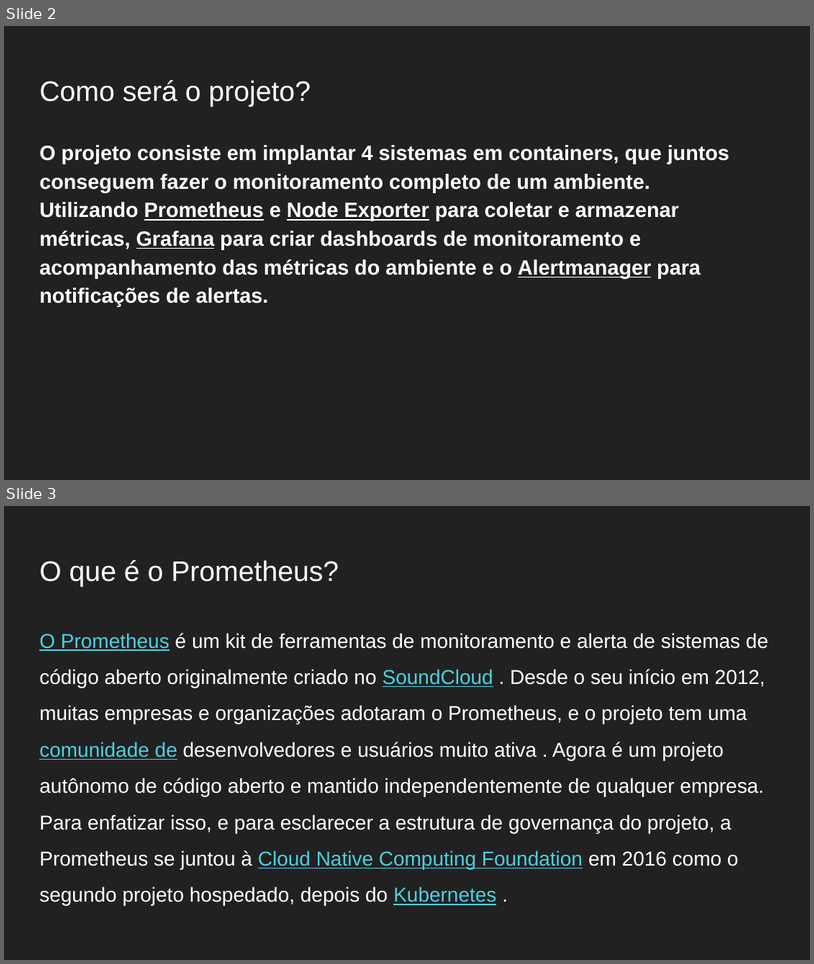
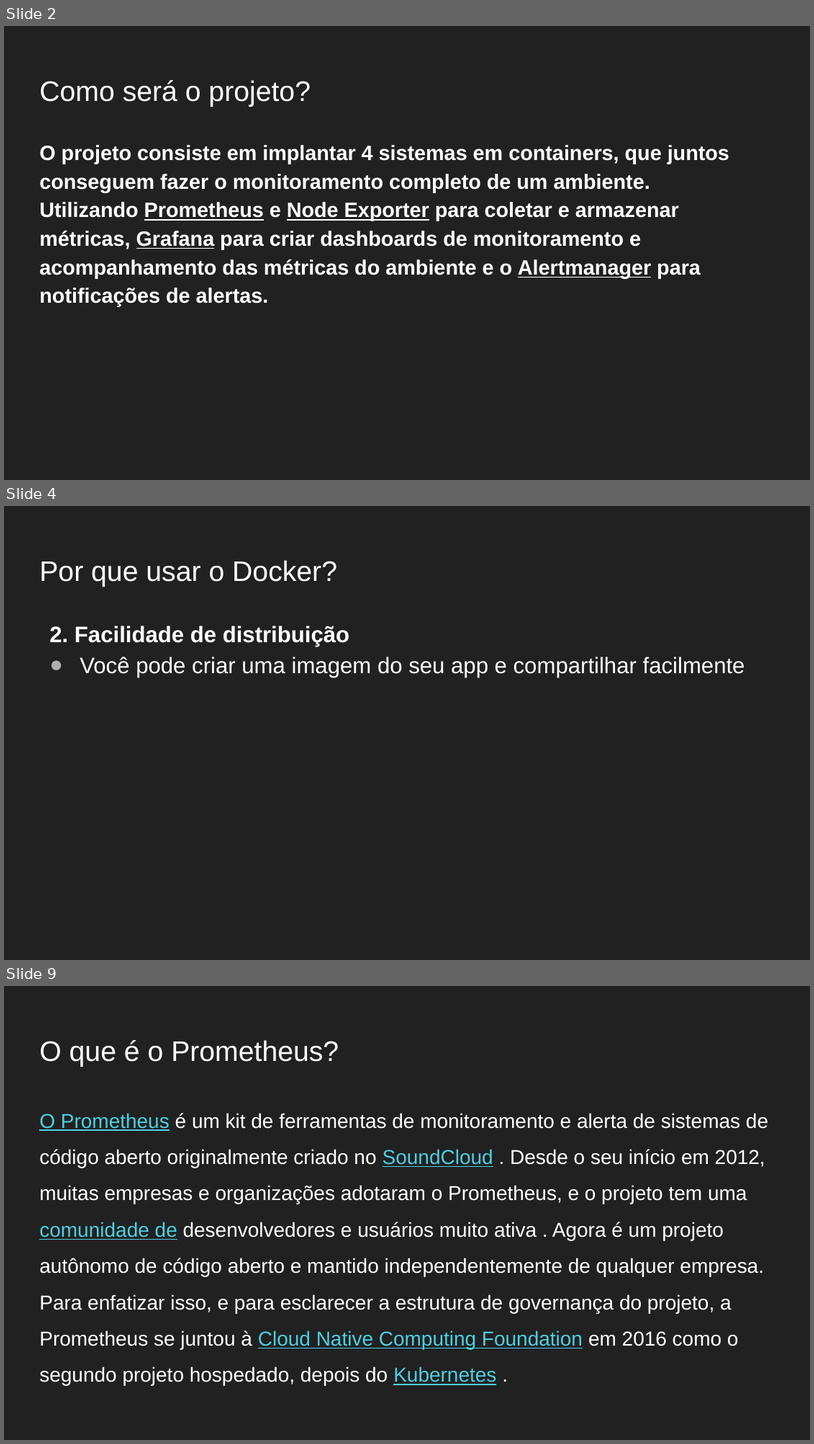
Before and after one commit to Gabrielgsn30/seminarios-docker-monitoramento, a slide deck: DIA03/Práticas DevOps com Docker e Monitoramento do Ambiente Dia 03 Projeto Monitoramento.pptx. Shown one above the other, each under a label of ours: slides 2 and 3 before the commit, slides 2, 4 and 9 after it; the slides between them are not shown. The pictures are 814x964 and 814x1444 pixels, drawn with LibreOffice and Linux fonts; fonts in the diff are those of the drawing. Boxes give left, top, right and bottom in pixels: in the first picture for what was removed or moved away, otherwise in the second. Text is boxed around its words. In the diff, an @@ line names an element or a change of style, - is before the commit and + after.

```diff
--- a/DIA03/Práticas DevOps com Docker e Monitoramento do Ambiente Dia 03 Projeto Monitoramento.pptx
+++ b/DIA03/Práticas DevOps com Docker e Monitoramento do Ambiente Dia 03 Projeto Monitoramento.pptx
@@ slide 4 added at [4,506,810,960], background #212121 @@
@@ title added at [39,560,337,587], 25.2 pt, text #FFFFFF @@
+Por que usar o Docker?
@@ text added at [49,626,746,677], 20 pt, text #FFFFFF @@
+2. Facilidade de distribuição
+● Você pode criar uma imagem do seu app e compartilhar facilmente
@@ what was slide 3 is now slide 9 @@
```
Also in this commit, not shown: 3 slides changed, 5 other slides added, 4 other files.
